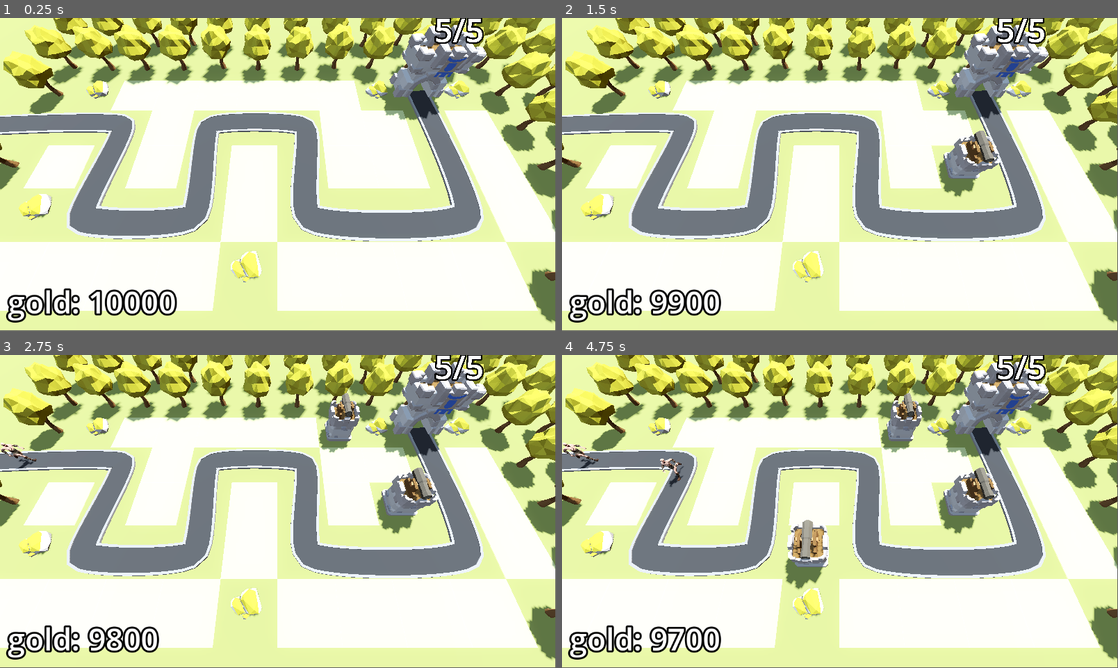
Above: before the commit, frames 1-4 (two rows, left to right).
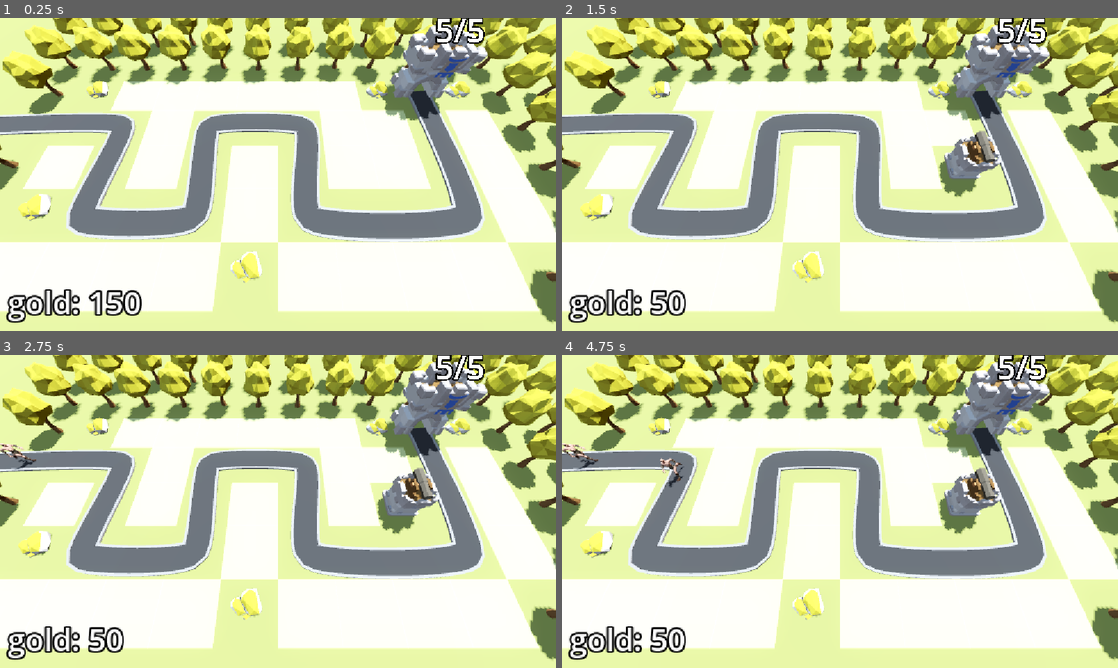
Above: after the commit, the same moments.

Repository: AllanSechrist/BarbarianBlaster
Game: Godot game, scene res://BaseLevel.tscn
The game is run twice, just before and just after one commit, with the same random seed, the same clock (stepped at 60 frames per second) and the same inputs.
Inputs (mouse positions are in pixels of both pictures, inside the frame that each line leads up to):
- Up to frame 1 (0.25 s): no input
- Up to frame 2 (1.5 s): tap Enter at 0.5 s; move the mouse to (962, 158) at 0.52 s; press the mouse at (962, 158) at 0.53 s; tap Space at 1.25 s; move the mouse to (728, 190) at 1.27 s; release the mouse at (728, 190) at 1.28 s; click (728, 190) at 1.35 s
- Up to frame 3 (2.75 s): tap Enter at 2 s; move the mouse to (333, 442) at 2.02 s; press the mouse at (333, 442) at 2.03 s
- Up to frame 4 (4.75 s): move the mouse to (812, 574) at 2.77 s; release the mouse at (812, 574) at 2.78 s; click (812, 574) at 2.85 s; move the mouse to (1006, 558) at 3.52 s; press the mouse at (1006, 558) at 3.53 s; move the mouse to (673, 464) at 4.27 s; release the mouse at (673, 464) at 4.28 s; click (673, 464) at 4.35 s
The window is 799x449 before the commit and 800x450 after it. Grey fills any space a smaller window leaves; there, only what the larger window draws over its background counts as a difference.

The runs differ from the first frame. In frame 1, 8.1% of the frame differs, in the area x 0-100%, y 0-98%; in frame 2, 8.3%; in frame 3, 9.4%; in frame 4, 11%.

Commit message:
Rebalance game.

Diff:
--- a/BaseLevel.tscn
+++ b/BaseLevel.tscn
@@ -143,7 +143,6 @@
 theme_override_constants/margin_right = 16
 theme_override_constants/margin_bottom = 16
 script = ExtResource("8_tv3th")
-starting_gold = 10000
 
 [node name="Label" type="Label" parent="Bank"]
 layout_mode = 2
@@ -153,6 +152,7 @@
 label_settings = SubResource("LabelSettings_epnn3")
 
 [node name="DifficultyManager" parent="." instance=ExtResource("9_xkmwr")]
+game_length = 180.0
 
 [node name="VictoryLayer" parent="." instance=ExtResource("10_now27")]
 visible = false
--- a/DifficultyManager/difficulty_manager.tscn
+++ b/DifficultyManager/difficulty_manager.tscn
@@ -3,13 +3,13 @@
 [ext_resource type="Script" uid="uid://c8yn42cb1sska" path="res://DifficultyManager/difficulty_manager.gd" id="1_ab1g6"]
 
 [sub_resource type="Curve" id="Curve_ab1g6"]
-_limits = [0.25, 2.0, 0.0, 1.0]
-_data = [Vector2(0, 2), 0.0, -1.7500001, 0, 1, Vector2(1, 0.25), -1.7500001, 0.0, 1, 0]
+_limits = [0.25, 1.75, 0.0, 1.0]
+_data = [Vector2(0, 1.75), 0.0, -1.5, 0, 1, Vector2(1, 0.25), -1.5, 0.0, 1, 0]
 point_count = 2
 
 [sub_resource type="Curve" id="Curve_4w8ng"]
-_limits = [10.0, 150.0, 0.0, 1.0]
-_data = [Vector2(0, 10), 0.0, 140.0, 0, 1, Vector2(1, 150), 140.0, 0.0, 1, 0]
+_limits = [25.0, 175.0, 0.0, 1.0]
+_data = [Vector2(0, 25), 0.0, 150.0, 0, 1, Vector2(1, 175), 150.0, 0.0, 1, 0]
 point_count = 2
 
 [node name="DifficultyManager" type="Node"]
--- a/Turret/projectile.gd
+++ b/Turret/projectile.gd
@@ -3,6 +3,7 @@
 var direction := Vector3.FORWARD
 
 @export var speed := 30.0
+@export var damage := 25
 
 func _physics_process(delta: float) -> void:
 	position += direction * speed * delta
@@ -14,5 +15,5 @@
 
 func _on_area_entered(area: Area3D) -> void:
 	if area.is_in_group("enemy_area"):
-		area.get_parent().current_health -= 25
+		area.get_parent().current_health -= damage
 		queue_free()
--- a/UI/victory_layer.tscn
+++ b/UI/victory_layer.tscn
@@ -90,6 +90,7 @@
 
 [node name="HBoxContainer" type="HBoxContainer" parent="CenterContainer/PanelContainer/VBoxContainer"]
 layout_mode = 2
+size_flags_vertical = 10
 
 [node name="RetryButton" type="Button" parent="CenterContainer/PanelContainer/VBoxContainer/HBoxContainer"]
 layout_mode = 2
--- a/project.godot
+++ b/project.godot
@@ -15,6 +15,10 @@
 config/features=PackedStringArray("4.5", "Forward Plus")
 config/icon="res://icon.svg"
 
+[display]
+
+window/stretch/mode="canvas_items"
+
 [input]
 
 click={
@@ -22,3 +26,7 @@
 "events": [Object(InputEventMouseButton,"resource_local_to_scene":false,"resource_name":"","device":-1,"window_id":0,"a …(258 unchanged characters)…
 ]
 }
+
+[rendering]
+
+anti_aliasing/quality/msaa_3d=2
